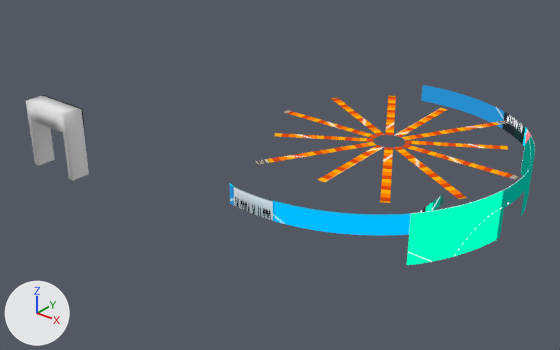
What one commit did to the glTF model public/venue/soleia_screens.gltf.
Both versions are drawn from a 50 mm camera at (157.8, -128.9, 91.4) aimed at (47.1, 9.5, 5.6). The axes (+X, +Y, +Z) are drawn at lower left. The lights are the same throughout. The first picture is the older version. Where no turn or scale is listed for an object, it has been applied to the vertices.

In view in the first picture: 'LED_Center', 'LED_Outdoor_Arch_Screen', 'LED_Outdoor_Screen', 'LED_SL_Curves', 'LED_SL_IMAG', 'LED_SR_Curves', 'LED_SR_IMAG', 'LED_Sol_Rays_Sunray_1', 'LED_Sol_Rays_Sunray_2', 'LED_Sol_Rays_Sunray_3', 'LED_Sol_Rays_Sunray_4', 'LED_Sol_Rays_Sunray_5', 'LED_Sol_Rays_Sunray_6' and 1 more.
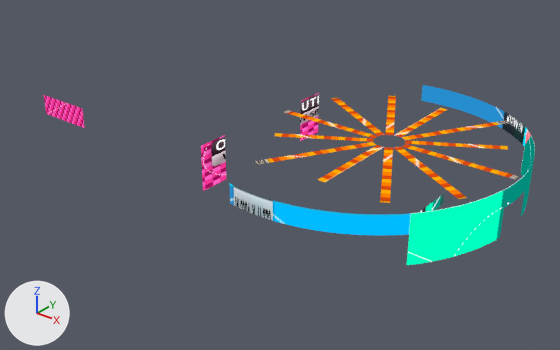
Patch to the scene script:
```diff
--- a/public/venue/soleia_screens.gltf.py
+++ b/public/venue/soleia_screens.gltf.py
@@ img_mi_outdoorarch_basecolor_png @@
+img_mi_outdoorarch_basecolor_png = load_image('MI_OUTDOORARCH_BaseColor.png', 'MI_OUTDOORARCH_BaseColor.png', 1512, 504, 'sRGB')
@@ img_mi_outdoorsr_basecolor_png @@
+img_mi_outdoorsr_basecolor_png = load_image('MI_OUTDOORSR_BaseColor.png', 'MI_OUTDOORSR_BaseColor.png', 588, 840, 'sRGB')
@@ img_mi_outdoorsl_basecolor_png @@
+img_mi_outdoorsl_basecolor_png = load_image('MI_OUTDOORSL_BaseColor.png', 'MI_OUTDOORSL_BaseColor.png', 588, 840, 'sRGB')
@@ mat_mi_outdoorarch @@
+mat_mi_outdoorarch = bpy.data.materials.new('MI_OUTDOORARCH')
+# uses the picture img_mi_outdoorarch_basecolor_png
@@ mat_mi_outdoorsr @@
+mat_mi_outdoorsr = bpy.data.materials.new('MI_OUTDOORSR')
+# uses the picture img_mi_outdoorsr_basecolor_png
@@ mat_mi_outdoorsl @@
+mat_mi_outdoorsl = bpy.data.materials.new('MI_OUTDOORSL')
+# uses the picture img_mi_outdoorsl_basecolor_png
@@ me_outdoor_arch @@
+me_outdoor_arch.from_pydata(...)  # 4 vertices, 2 faces; spans x -8.2..8.4, y -1.5, z 13.2..18.8
+me_outdoor_arch.materials.append(mat_mi_outdoorarch)
@@ me_outdoor_sr @@
+me_outdoor_sr.from_pydata(...)  # 4 vertices, 2 faces; spans x 50.36, y 36.14..44.37, z 7.42..19.18
+me_outdoor_sr.materials.append(mat_mi_outdoorsr)
@@ me_outdoor_sl @@
+me_outdoor_sl.from_pydata(...)  # 4 vertices, 2 faces; spans x 50.36, y -1.87..6.36, z 7.42..19.18
+me_outdoor_sl.materials.append(mat_mi_outdoorsl)
@@ ob_led_outdoor_screen @@
-ob_led_outdoor_screen = bpy.data.objects.new('LED_Outdoor_Screen', me_led_outdoor)
-ob_led_outdoor_screen.location = (-9.4, -11.3, 0.0)
@@ ob_led_outdoor_arch_screen @@
-ob_led_outdoor_arch_screen = bpy.data.objects.new('LED_Outdoor_Arch_Screen', me_led_backboard1)
-ob_led_outdoor_arch_screen.location = (-9.3, -13.0, 16.0)
@@ ob_led_outdoor_arch @@
+ob_led_outdoor_arch = bpy.data.objects.new('LED_Outdoor_Arch', me_outdoor_arch)
+ob_led_outdoor_arch.location = (-9.4, -11.3, 0.0)
@@ ob_outdoor_sr @@
+ob_outdoor_sr = bpy.data.objects.new('outdoor_SR', me_outdoor_sr)
+ob_outdoor_sr.location = (-9.6, -10.0, 0.1)
@@ ob_outdoor_sl @@
+ob_outdoor_sl = bpy.data.objects.new('outdoor_SL', me_outdoor_sl)
+ob_outdoor_sl.location = (-9.6, -10.0, 0.1)
```

Where the change shows, as pixel boxes [x1, y1, x2, y2] in the pictures (560 x 350 px):
'LED_Outdoor_Screen', deleted
    before: [26, 96, 89, 180]
'outdoor_SL', added (pink)
    after: [201, 135, 226, 191]
'LED_Outdoor_Arch', added (pink)
    after: [44, 95, 85, 128]
'outdoor_SR', added
    after: [300, 93, 319, 141]
'LED_Outdoor_Arch_Screen', deleted
    before: [42, 95, 85, 128]
